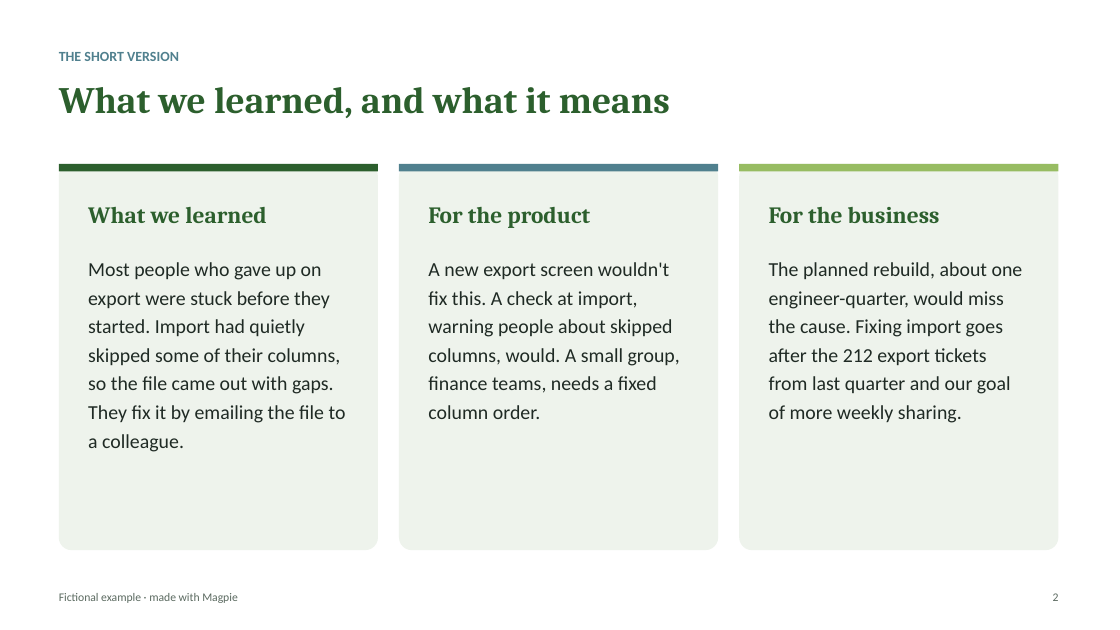
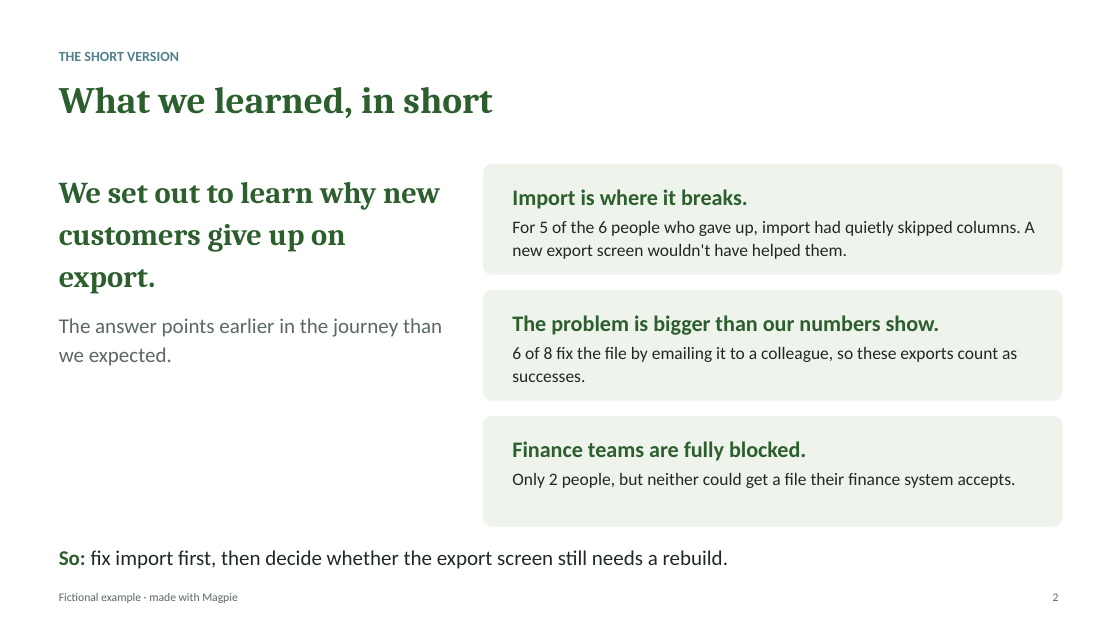
Before and after one commit to kirstenhosic/user-research-assistant, a slide deck: slide 2 of docs/examples/example-readout.pptx. Drawn at 1120x630 pixels with LibreOffice and Linux fonts; fonts in the diff are those of the drawing. Boxes give left, top, right and bottom in pixels: in the first picture for what was removed or moved away, otherwise in the second. Text is boxed around its words. In the diff, an @@ line names an element or a change of style, - is before the commit and + after.

```diff
--- a/docs/examples/example-readout.pptx
+++ b/docs/examples/example-readout.pptx
@@ text at box(59, 87, 492, 118): text changed @@
-What we learned, and what it means
+What we learned, in short
@@ rounded rectangle removed at box(59, 164, 378, 550) @@
@@ rectangle removed at box(59, 164, 378, 171) @@
@@ rectangle removed at box(399, 164, 718, 171) @@
@@ rounded rectangle added at box(483, 164, 1063, 275), fill #EEF3EC @@
@@ rounded rectangle removed at box(739, 164, 1059, 550) @@
@@ rectangle removed at box(739, 164, 1059, 171) @@
@@ text added at box(59, 182, 442, 366), 18 pt, text #5B6A60 @@
+We set out to learn why new customers give up on export.
+The answer points earlier in the journey than we expected.
@@ text removed at box(88, 207, 266, 223) @@
-What we learned
@@ text added at box(512, 189, 748, 209), 19 pt, text #2C5F2D, bold @@
+Import is where it breaks.
@@ text at box(512, 221, 1035, 259): text changed; size 17 to 15 pt @@
-Most people who gave up on export were stuck before they started. Import had quietly skipped some of their columns, so the file came out with gaps. They fix it by emailing the file to a colleague.
+For 5 of the 6 people who gave up, import had quietly skipped columns. A new export screen wouldn't have helped them.
@@ text removed at box(428, 262, 680, 419) @@
-A new export screen wouldn't fix this. A check at import, warning people about skipped columns, would. A small group, finance teams, needs a fixed column order.
@@ text removed at box(769, 262, 1023, 423) @@
-The planned rebuild, about one engineer-quarter, would miss the cause. Fixing import goes after the 212 export tickets from last quarter and our goal of more weekly sharing.
@@ rounded rectangle: place and size @@
-rounded rectangle at box(399, 164, 718, 550)
+rounded rectangle at box(483, 290, 1063, 401)
@@ rounded rectangle at box(483, 290, 1063, 401): proportions changed @@
@@ text added at box(512, 315, 940, 335), 19 pt, text #2C5F2D, bold @@
+The problem is bigger than our numbers show.
@@ text at box(512, 347, 1017, 382): text changed; size 20 to 15 pt; font Cambria to Calibri; text colour #2C5F2D to #1F2A24; bold off @@
-For the product
+6 of 8 fix the file by emailing it to a colleague, so these exports count as successes.
@@ rounded rectangle added at box(483, 416, 1063, 527), fill #EEF3EC @@
@@ text added at box(512, 441, 806, 461), 19 pt, text #2C5F2D, bold @@
+Finance teams are fully blocked.
@@ text added at box(512, 473, 1016, 488), 15 pt, text #1F2A24 @@
+Only 2 people, but neither could get a file their finance system accepts.
@@ text at box(59, 550, 728, 569): text changed; size 20 to 18 pt; font Cambria to Calibri; text colour #2C5F2D to #1F2A24; bold off @@
-For the business
+So: fix import first, then decide whether the export screen still needs a rebuild.
```
Also in this commit, not shown: 5 other slides changed, 5 other files.
